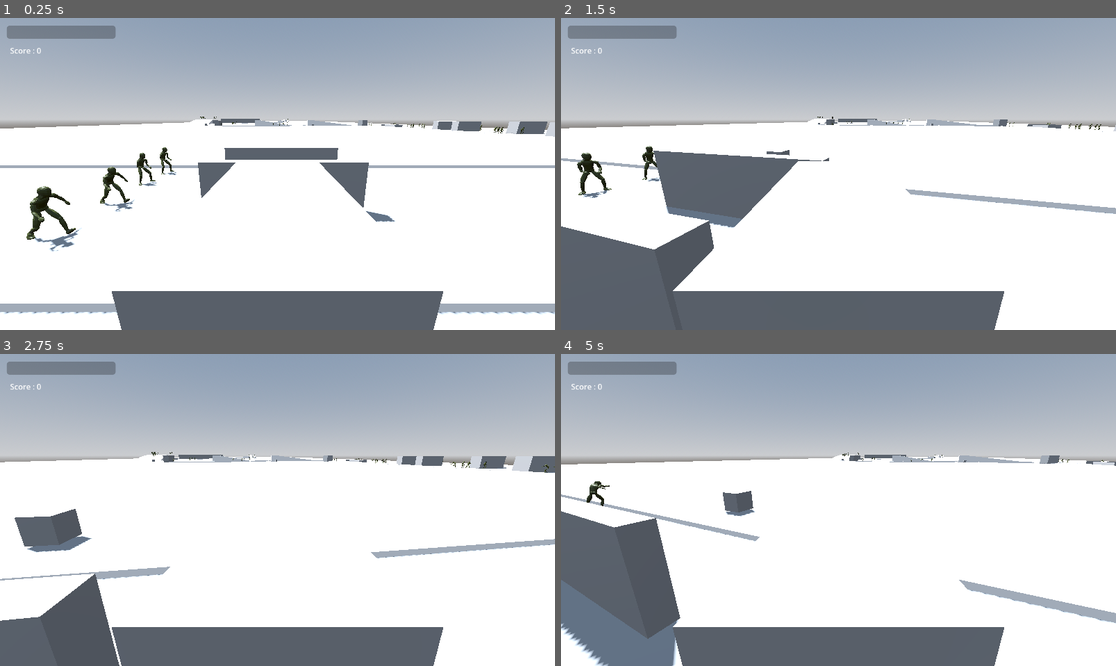
Above: before the commit, frames 1-4 (two rows, left to right).
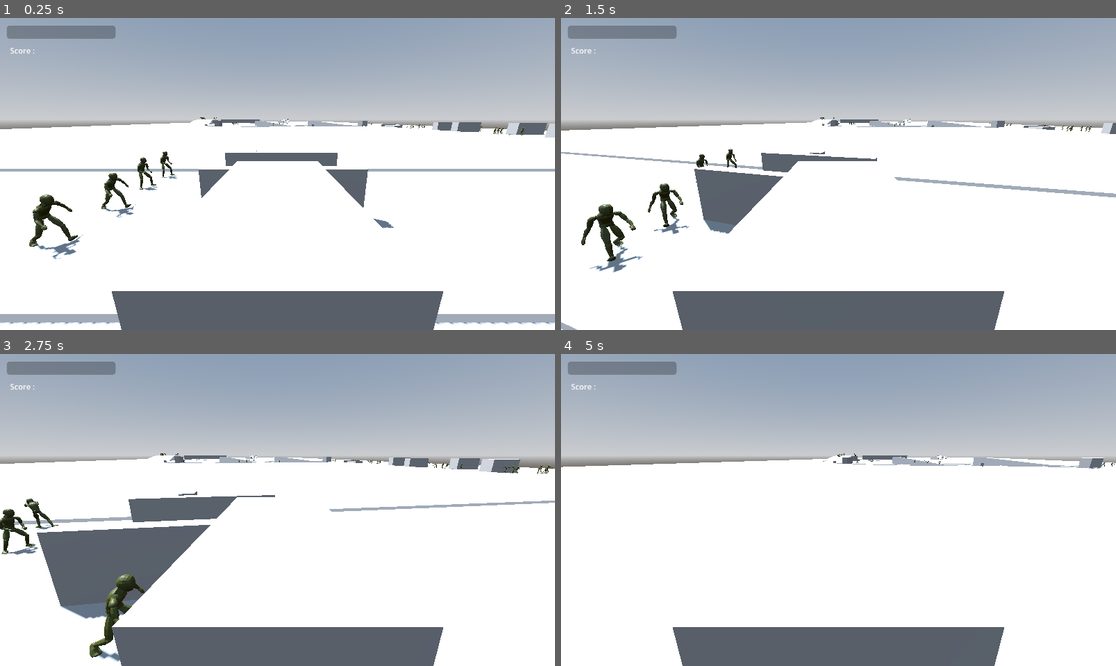
Above: after the commit, the same moments.

Repository: HM22-code/projet-MCG
Game: Godot game, scene res://scenes/niveau_1/stage_1.tscn
Same seed, same stepped clock (60 frames per second), same inputs: the game is played once before the commit and once after it. This scene is started directly instead of the project's main scene.
Inputs (mouse positions are in pixels of both pictures, inside the frame that each line leads up to):
- Up to frame 1 (0.25 s): no input
- Up to frame 2 (1.5 s): move the mouse to (866, 174) at 0.52 s; hold W (haut) from 0.53 s (still down); tap Space (saut) at 0.77 s; move the mouse to (810, 174) at 1.27 s
- Up to frame 3 (2.75 s): keep holding W (haut); tap Space (saut) at 1.52 s; move the mouse to (288, 503) at 2.02 s
- Up to frame 4 (5 s): keep holding W (haut); move the mouse to (832, 516) at 2.77 s; tap Space (saut) at 3.02, 3.77, 4.52 s; move the mouse to (877, 513) at 3.52 s; move the mouse to (794, 506) at 4.27 s

The runs differ from the first frame. In frame 1, 6.6% of the frame differs, in the area x 0-100%, y 9-99%; in frame 2, 13%; in frame 3, 14%, in the area x 0-100%, y 9-100%; in frame 4, 12%.

Commit message:
Ajouter delai d'accéleration de véhicule

Diff:
--- a/entities/player_car/player_car.gd
+++ b/entities/player_car/player_car.gd
@@ -1,6 +1,26 @@
 extends Player
+
+const DELAI = 3
+var pointer_delai = 0
 
 func _ready():
 	super._ready() #Player ready
 	SPEED = 20.0
 	JUMP_VELOCITY = 0 #Voiture ne peut pas sauter
+
+func _physics_process(delta: float) -> void:
+	# Mouvement horizontal
+	var input_dir := Input.get_vector("gauche", "droite", "haut", "bas")
+	var direction := (transform.basis * Vector3(input_dir.x, 0, input_dir.y)).normalized()
+	if direction:
+		pointer_delai = clamp(pointer_delai + delta, 0, DELAI)
+		velocity.x = direction.x * SPEED * delai_func(pointer_delai)
+		velocity.z = direction.z * SPEED
+	else:
+		velocity.x = move_toward(velocity.x, 0, SPEED)
+		velocity.z = move_toward(velocity.z, 0, SPEED)
+	move_and_slide()
+
+func delai_func(x: float) -> float: #smoothstep-function
+	var t = clamp(x / DELAI, 0.0, 1.0)
+	return t * t * (3.0 - 2.0 * t)
--- a/entities/player_car/player_car.tscn
+++ b/entities/player_car/player_car.tscn
@@ -8,7 +8,7 @@
 [sub_resource type="BoxMesh" id="BoxMesh_wmwku"]
 size = Vector3(2, 2, 4)
 
-[node name="Player" type="CharacterBody3D"]
+[node name="Player2" type="CharacterBody3D"]
 script = ExtResource("1_k5itg")
 
 [node name="CollisionShape3D" type="CollisionShape3D" parent="."]
@@ -22,7 +22,7 @@
 
 [node name="CanvasLayer" type="CanvasLayer" parent="Camera3D"]
 
-[node name="LifeBar" type="ProgressBar" parent="Camera3D/CanvasLayer"]
+[node name="HPProgressBar" type="ProgressBar" parent="Camera3D/CanvasLayer"]
 offset_left = 14.0
 offset_top = 16.0
 offset_right = 240.0
--- a/entities/player_jetpack/player_jetpack.tscn
+++ b/entities/player_jetpack/player_jetpack.tscn
@@ -43,7 +43,7 @@
 [sub_resource type="SphereMesh" id="SphereMesh_8n0i1"]
 material = SubResource("StandardMaterial3D_kpfu8")
 
-[node name="Player" type="CharacterBody3D"]
+[node name="Player2" type="CharacterBody3D"]
 script = ExtResource("1_kpfu8")
 
 [node name="MeshInstance3D" type="MeshInstance3D" parent="."]
